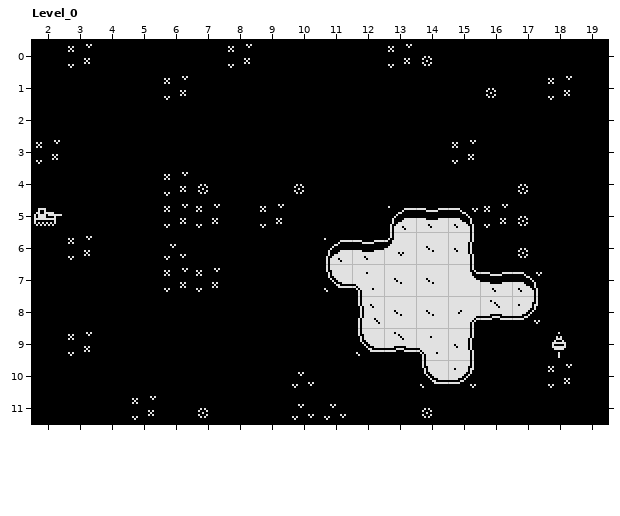
Two states of a LDtk project, assets/tank_wars.ldtk. That is the earlier state.
Cells are 16x16 px. Shown: Level_0 x 2..19, y 0..11.
The same view after the edit:
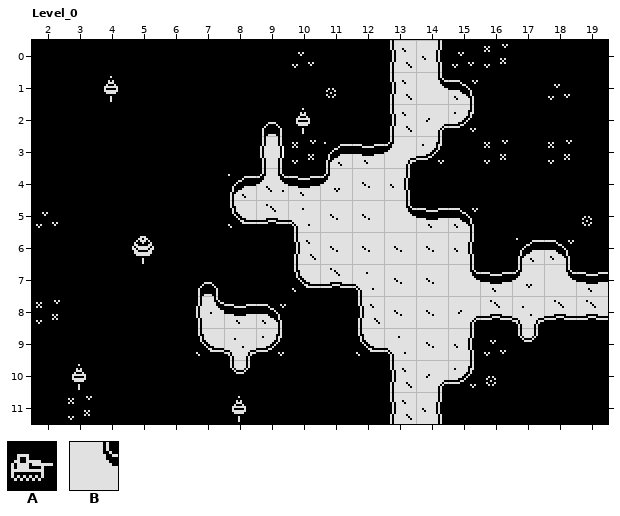
Key: from "Tilemap_12": A 10; from "Water": B 1 "water".
_ is an empty cell.
The exact change:
Layer "Demo" (removed):
y 5: x 2 A -> _
Layer "Water":
y 0: x 13..14 __ -> BB
y 1: x 13..15 ___ -> BBB
y 2: x 9 _ -> B; x 13..15 ___ -> BBB
y 3: x 9 _ -> B; x 11..14 ____ -> BBBB
y 4: x 8..13 ______ -> BBBBBB
y 5: x 8..12 _____ -> BBBBB
y 6: x 10 _ -> B; x 17..18 __ -> BB
y 7: x 7 _ -> B; x 10 _ -> B; x 18..19 __ -> BB
y 8: x 7..9 ___ -> BBB; x 18..19 __ -> BB
y 9: x 7..9 ___ -> BBB; x 17 _ -> B
y 10: x 8 _ -> B; x 13 _ -> B
y 11: x 13..14 __ -> BB
